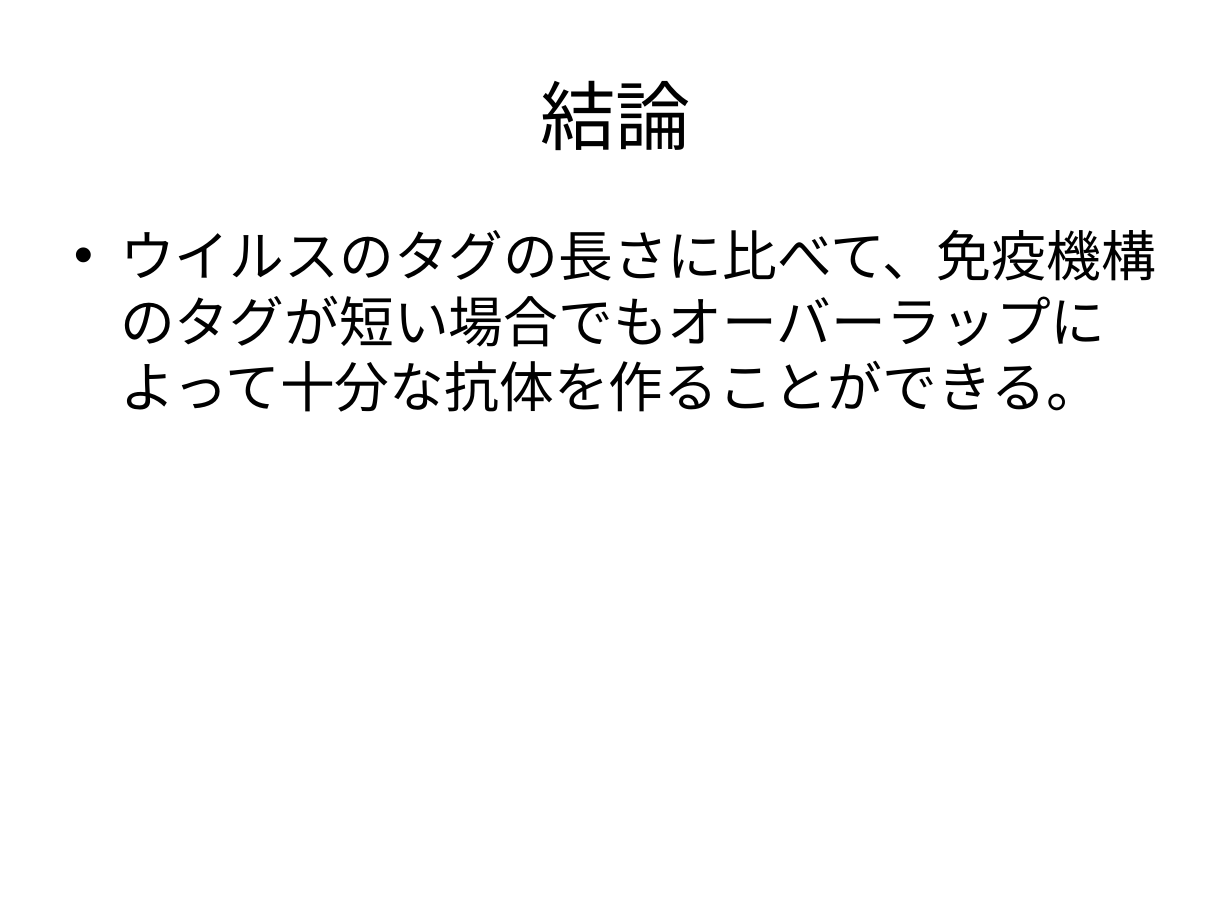
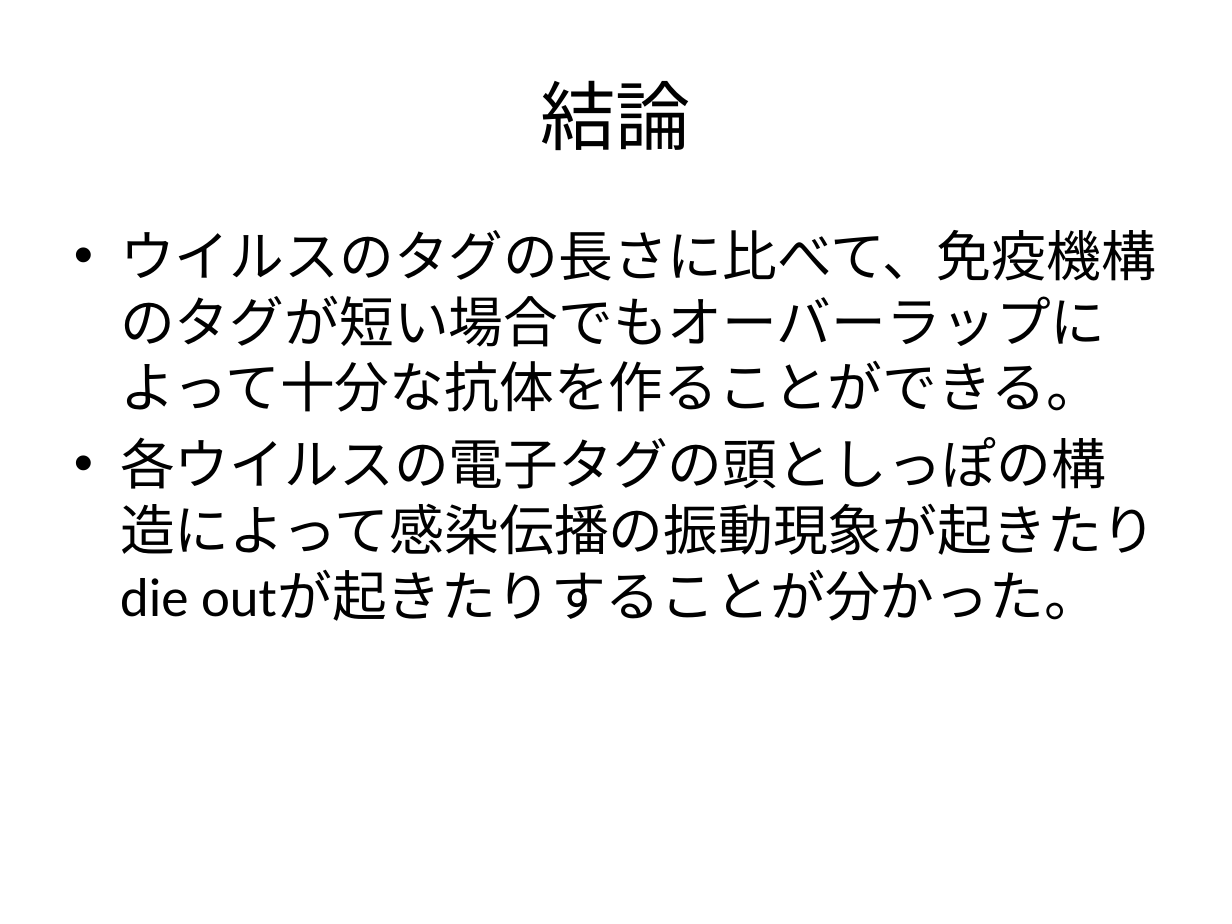
Before and after one commit to nkud/Research-BB, a slide deck: slide 17 of ppt/卒業研究.pptx (slide 16 before the commit). Drawn at 1232x924 pixels with LibreOffice and Linux fonts; fonts in the diff are those of the drawing. Boxes give left, top, right and bottom in pixels: in the first picture for what was removed or moved away, otherwise in the second. Text is boxed around its words. In the diff, an @@ line names an element or a change of style, - is before the commit and + after.

```diff
--- a/ppt/卒業研究.pptx
+++ b/ppt/卒業研究.pptx
@@ text at (x1=120, y1=437, x2=1156, y2=621): paragraph added @@
+• 各ウイルスの電子タグの頭としっぽの構造によって感染伝播の振動現象が起きたりdie outが起きたりすることが分かった。
```
Also in this commit, not shown: 6 other slides changed, 2 slides added, 1 slide removed.
